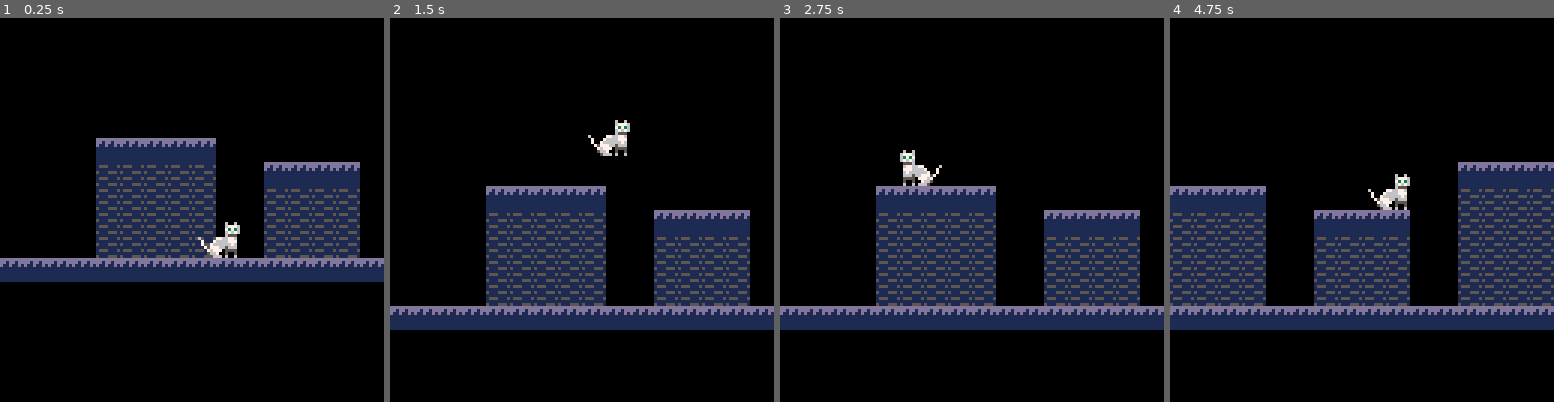
Above: before the commit, frames 1-4 (left to right).
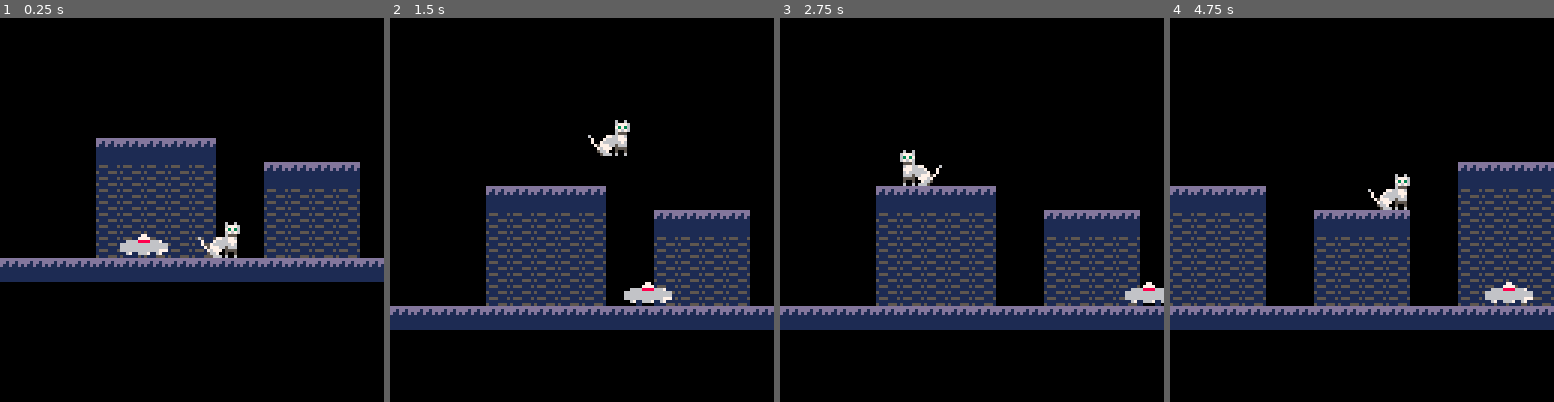
Above: after the commit, the same moments.

Repository: salvadorvanoli/MeowlineDelivery
Game: PICO-8 cartridge meowline.p8
Two runs of this game, one before a commit and one after it. Both use one fixed random seed, a clock stepped at 60 frames per second and the inputs below.
Inputs:
- Up to frame 1 (0.25 s): no input
- Up to frame 2 (1.5 s): tap O (Z key) at 0.33, 0.7, 1.43 s
- Up to frame 3 (2.75 s): hold Left 1.97-2.37 s; tap O (Z key) at 2.22 s
- Up to frame 4 (4.75 s): hold Right 2.87-3.53 s; tap O (Z key) at 3.1, 3.98 s; hold Right 4.13-4.53 s

The runs differ from the first frame. In frame 1, 0.5% of the frame differs, in the area x 31-44%, y 56-63%; in frame 2, 0.5%, in the area x 60-74%, y 68-75%; in frame 3, 0.4%; in frame 4, 0.5%.

Commit message:
Primer enemigo: ROOMBA

Diff:
--- a/meowline.p8
+++ b/meowline.p8
@@ -1,8 +1,8 @@
 pico-8 cartridge // http://www.pico-8.com
 version 42
 __lua__
--- variables del jugador
--- Actualiza la posiciれはn inicial del jugador para que estれた cerca del suelo
+-- variables
+-- Actualiza la posicion inicial del jugador para que estれた cerca del suelo
 player = {
     x = 64,
     y = 80,
@@ -14,6 +14,15 @@
     der = true
 }
 
+-- enemigo
+roomba = {
+				x = 32,
+				y = 88,
+				dx = 1,
+				w = 16,
+				h = 8
+}
+
 -- gravedad y velocidad
 gravity = 0.3
 jump_power = -5
@@ -25,12 +34,12 @@
 }
 
 -- Indice del sprite solido (suelo)
-solid_sprite = 2
-
+solid_sprite = 64
+
+-->8
 -- funcion para verificar colision con el mapa
--- Mejora la funciれはn de verificaciれはn de colisiones
 function check_map_collision(x, y, w, h)
-    -- Asegれむrate de que los valores sean nれむmeros
+    -- Asegurate de que los valores sean numeros
     x = flr(x)
     y = flr(y)
 
@@ -43,7 +52,7 @@
     -- Iterar sobre las celdas del mapa
     for cx = start_cx, end_cx do
         for cy = start_cy, end_cy do
-            -- Debug: imprime informaciれはn sobre las celdas que compruebas
+            -- Debug: imprime informacion sobre las celdas que compruebas
             -- print("Checking cell: "..cx..","..cy.." = "..mget(cx,cy))
             if mget(cx, cy) == solid_sprite then
                 return true, cy * 8
@@ -54,7 +63,40 @@
     return false
 end
 
--- funcion para dibujar
+-->8
+-- funciones para dibujar y update
+-- funcion para actualizar el enemigo
+function update_roomba()
+    -- aplicar movimiento horizontal
+    roomba.x += roomba.dx
+
+    -- verificar colision con el suelo
+    roomba.grounded = false
+    local collided, ground_y = check_map_collision(roomba.x, roomba.y + roomba.h, roomba.w, 1)
+    if collided then
+        roomba.y = ground_y - roomba.h -- ajusta la posicion para que quede justo encima del suelo
+        roomba.grounded = true
+    else
+        -- aplicar gravedad si no estれく en el suelo
+        roomba.y += gravity
+    end
+
+    -- verificar colision frente al enemigo
+    local front_x = roomba.x + (roomba.dx > 0 and roomba.w or -1)
+    local front_y = roomba.y + roomba.h - 1 -- posicion en el borde inferior del enemigo
+    local front_collided = check_map_collision(front_x, front_y, 1, 1)
+
+    -- verificar si hay suelo delante
+    local below_front_x = roomba.x + (roomba.dx > 0 and roomba.w or -1)
+    local below_front_y = roomba.y + roomba.h + 1 -- justo debajo del borde frontal
+    local below_front_collided = check_map_collision(below_front_x, below_front_y, 1, 1)
+
+    -- cambiar de direccion si hay un obstれくculo o no hay suelo delante
+    if front_collided or not below_front_collided then
+        roomba.dx = -roomba.dx
+    end
+end
+
 function _draw()
     cls()
 
@@ -74,8 +116,15 @@
         rectfill(p.x, p.y, p.x + p.w, p.y + p.h, 6)
     end
 
-    -- Dibuja el area de colisiれはn
+    -- Dibuja el area de colision
     -- rect(player.x, player.y + player.h, player.x + player.w, player.y + player.h + 1, 8)
+
+    draw_roomba()
+end
+
+-- funcion para dibujar el enemigo
+function draw_roomba()
+    spr(144, roomba.x, roomba.y, 2, 1) -- usa el sprite 80, tamaれねo 2x2
 end
 
 -- funcion para actualizar
@@ -117,7 +166,73 @@
     if player.x < 0 then player.x = 0 end
     if player.x + player.w > 1024 then player.x = 1024 - player.w end
     if player.y > 256 then player.y = 256 end
-end
+
+    update_roomba()
+end
+…(64 lines of a section not shown)…
 
 
 
@@ -142,10 +257,10 @@
 0000000000000000000000000000000000000000000000000000000000000000000000000000000000000000000000000000000000000000000000000000000000000000000000000000000000000000000000000000000000000000000000000000000000000000000000000000000000000000000000000000000000000000
 0000000000000000000000000000000000000000000000000000000000000000000000000000000000000000000000000000000000000000000000000000000000000000000000000000000000000000000000000000000000000000000000000000000000000000000000000000000000000000000000000000000000000000
 0000000000000000000000000000000000000000000000000000000000000000000000000000000000000000000000000000000000000000000000000000000000000000000000000000000000000000000000000000000000000000000000000000000000000000000000000000000000000000000000000000000000000000
-0000000000000000000000000000000000020202020200000000000000000000000000000000000000000000000000000000000000000000000000000000000000000000000000000000000000000000000000000000000000000000000000000000000000000000000000000000000000000000000000000000000000000000
-0000000002020202020000000000000000030303030300000000000000000000000000000000000000000000000000000000000000000000000000000000000000000000000000000000000000000000000000000000000000000000000000000000000000000000000000000000000000000000000000000000000000000000
-0000000003030303030000020202020000030303030300000000000000000000000000000000000000000000000000000000000000000000000000000000000000000000000000000000000000000000000000000000000000000000000000000000000000000000000000000000000000000000000000000000000000000000
-0000000003030303030000030303030000030303030300000000000000000000000000000000000000000000000000000000000000000000000000000000000000000000000000000000000000000000000000000000000000000000000000000000000000000000000000000000000000000000000000000000000000000000
-0000000003030303030000030303030000030303030300000000000000000000000000000000000000000000000000000000000000000000000000000000000000000000000000000000000000000000000000000000000000000000000000000000000000000000000000000000000000000000000000000000000000000000
-0000000003030303030000030303030000030303030300000000000000000000000000000000000000000000000000000000000000000000000000000000000000000000000000000000000000000000000000000000000000000000000000000000000000000000000000000000000000000000000000000000000000000000
-0202020202020202020202020202020202020202020200000000000000000000000000000000000000000000000000000000000000000000000000000000000000000000000000000000000000000000000000000000000000000000000000000000000000000000000000000000000000000000000000000000000000000000
+0000000000000000000000000000000000404040404000000000000000000000000000000000000000000000000000000000000000000000000000000000000000000000000000000000000000000000000000000000000000000000000000000000000000000000000000000000000000000000000000000000000000000000
+0000000040404040400000000000000000414141414100000000000000000000000000000000000000000000000000000000000000000000000000000000000000000000000000000000000000000000000000000000000000000000000000000000000000000000000000000000000000000000000000000000000000000000
+0000000041414141410000404040400000414141414100000000000000000000000000000000000000000000000000000000000000000000000000000000000000000000000000000000000000000000000000000000000000000000000000000000000000000000000000000000000000000000000000000000000000000000
+0000000041414141410000414141410000414141414100000000000000000000000000000000000000000000000000000000000000000000000000000000000000000000000000000000000000000000000000000000000000000000000000000000000000000000000000000000000000000000000000000000000000000000
+0000000041414141410000414141410000414141414100000000000000000000000000000000000000000000000000000000000000000000000000000000000000000000000000000000000000000000000000000000000000000000000000000000000000000000000000000000000000000000000000000000000000000000
+0000000041414141410000414141410000414141414100000000000000000000000000000000000000000000000000000000000000000000000000000000000000000000000000000000000000000000000000000000000000000000000000000000000000000000000000000000000000000000000000000000000000000000
+4040404040404040404040404040404040404040404000000000000000000000000000000000000000000000000000000000000000000000000000000000000000000000000000000000000000000000000000000000000000000000000000000000000000000000000000000000000000000000000000000000000000000000
Not shown, changed: 72 lines of the sprite sheet (__gfx__) section of meowline.p8
